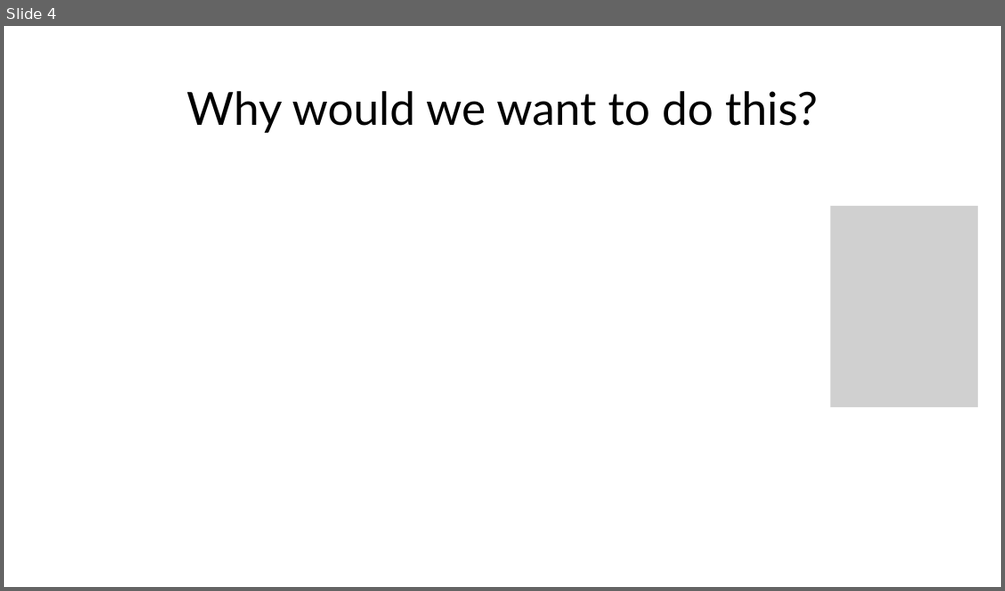
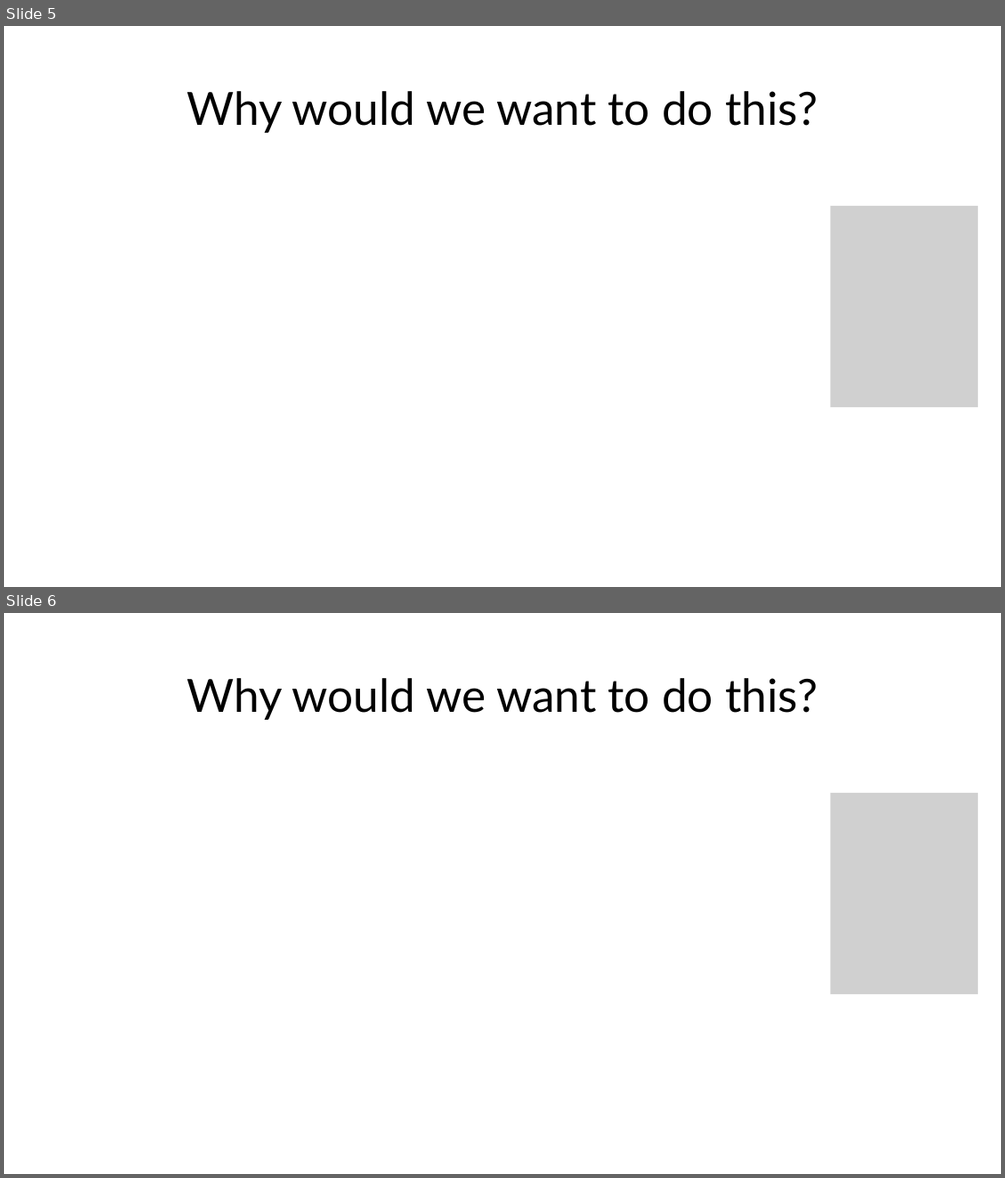
Before and after one commit to UNCIDD/scenario-eval-theory, a slide deck: presentations/INIPresentation_JL.pptx. Shown one above the other, each under a label of ours: slide 4 before the commit, slides 5 and 6 after it. The pictures are 1005x591 and 1005x1178 pixels, drawn with LibreOffice and Linux fonts; fonts in the diff are those of the drawing; grey boxes stand for pictures. Boxes give left, top, right and bottom in pixels: in the first picture for what was removed or moved away, otherwise in the second. Text is boxed around its words. In the diff, an @@ line names an element or a change of style, - is before the commit and + after.

Commit message:
JL presentation and supporting figures

```diff
--- a/presentations/INIPresentation_JL.pptx
+++ b/presentations/INIPresentation_JL.pptx
@@ slide 6 added at [4, 613, 1001, 1174], background #FFFFFF @@
@@ title added at [186, 678, 817, 720], 44 pt, text #000000 @@
+Why would we want to do this?
@@ picture added at [830, 793, 978, 994] @@
@@ what was slide 4 is now slide 5 @@
```
Also in this commit, not shown: 5 slides changed, 15 other slides added, 2 slides removed, 4 other files.
